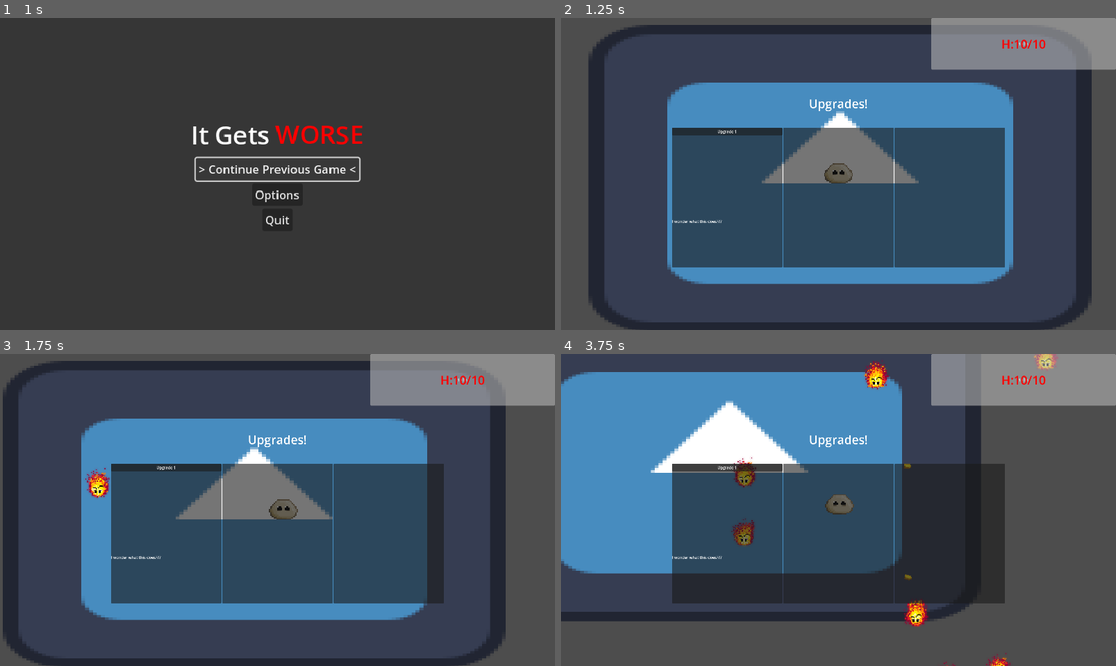
Above: before the commit, frames 1-4 (two rows, left to right).
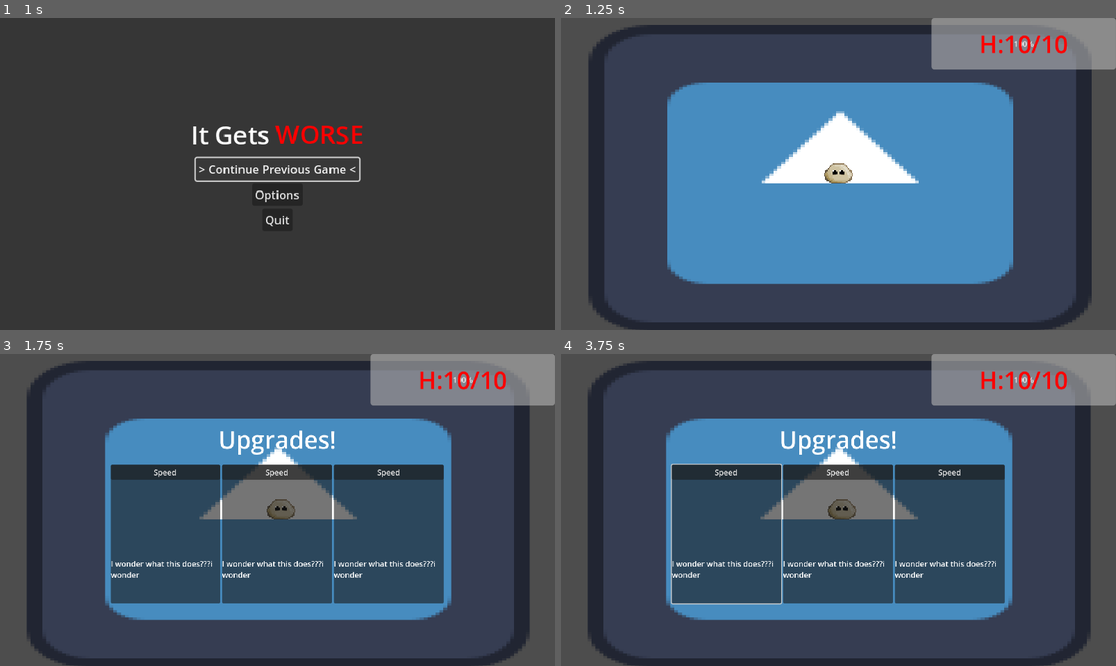
Above: after the commit, the same moments.

Repository: PixelSaver/it-gets-worse
Game: Godot game, scene res://UI/main_menu.tscn
Same seed, same stepped clock (60 frames per second), same inputs: the game is played once before the commit and once after it. The engine's default icon, where the game draws it, is replaced by a stand-in: a white triangle on a blue panel in a dark square.
Inputs (mouse positions are in pixels of both pictures, inside the frame that each line leads up to):
- Up to frame 1 (1 s): click "> Continue Previous Game <" at 0.5 s
- Up to frame 2 (1.25 s): no input
- Up to frame 3 (1.75 s): tap Enter at 1.25 s; move the mouse to (399, 494) at 1.27 s; hold D (right) from 1.28 s (still down); tap U (u, bound only after the commit) at 1.35 s
- Up to frame 4 (3.75 s): move the mouse to (727, 525) at 2.02 s; release D (right) at 2.03 s; hold S (down) 2.03-2.78 s; click (727, 525) at 2.1 s; tap U (u, bound only after the commit) at 2.3, 2.85, 3.6 s; move the mouse to (894, 441) at 2.77 s; hold D (right) 2.78-3.53 s; move the mouse to (810, 572) at 3.52 s; hold W (up) from 3.53 s (still down)

Frame 1 is identical in both runs. In frame 2, 27% of the frame differs, in the area x 20-100%, y 0-80%; in frame 3, 22%; in frame 4, 54%, in the area x 0-100%, y 0-100%.

Commit message:
got upgrade resources working??

Diff:
--- a/Scenes/main.tscn
+++ b/Scenes/main.tscn
@@ -9,6 +9,7 @@
 [ext_resource type="PackedScene" uid="uid://ccmysrmb86a4n" path="res://Scripts/Components/hitbox_component.tscn" id="5_344ge"]
 [ext_resource type="Script" uid="uid://bb13lqpo43s7h" path="res://Scripts/bullet_container.gd" id="5_kry3j"]
 [ext_resource type="Script" uid="uid://bv1d4tq2qulb6" path="res://Scripts/ui.gd" id="8_344ge"]
+[ext_resource type="Script" uid="uid://cdhe8rcmd38se" path="res://Scripts/upgrade_manager.gd" id="9_fdnlq"]
 [ext_resource type="PackedScene" uid="uid://c6nbnwaqlkj43" path="res://UI/death_menu.tscn" id="9_ynf5e"]
 [ext_resource type="PackedScene" uid="uid://cys0c04r4eedc" path="res://Scenes/ui_upgrade.tscn" id="10_6iyac"]
 [ext_resource type="PackedScene" uid="uid://dagq5n6bqn3fv" path="res://UI/pause_menu.tscn" id="10_hptm8"]
@@ -92,19 +93,25 @@
 [node name="CollisionShape2D" type="CollisionShape2D" parent="Borders"]
 shape = SubResource("WorldBoundaryShape2D_d1ilt")
 
+[node name="UpgradeManager" type="Node2D" parent="."]
+script = ExtResource("9_fdnlq")
+
 [node name="UI" type="CanvasLayer" parent="."]
 process_mode = 3
+scale = Vector2(2, 2)
+transform = Transform2D(2, 0, 0, 2, 0, 0)
 script = ExtResource("8_344ge")
 
 [node name="Control" type="Control" parent="UI"]
 layout_mode = 3
-anchors_preset = 15
-anchor_right = 1.0
-anchor_bottom = 1.0
-grow_horizontal = 2
-grow_vertical = 2
+anchor_right = 0.5
+anchor_bottom = 0.5
+grow_horizontal = 2
+grow_vertical = 2
+mouse_filter = 2
 
 [node name="UpgradePanel" type="VBoxContainer" parent="UI/Control"]
+visible = false
 layout_mode = 1
 anchors_preset = -1
 anchor_left = 0.2
@@ -113,10 +120,12 @@
 anchor_bottom = 0.8
 grow_horizontal = 2
 grow_vertical = 2
+mouse_filter = 2
 
 [node name="Panel" type="Control" parent="UI/Control/UpgradePanel"]
 layout_mode = 2
 size_flags_vertical = 3
+mouse_filter = 2
 
 [node name="RichTextLabel" type="RichTextLabel" parent="UI/Control/UpgradePanel/Panel"]
 layout_mode = 1
@@ -136,6 +145,7 @@
 layout_mode = 2
 size_flags_vertical = 3
 size_flags_stretch_ratio = 3.0
+mouse_filter = 2
 alignment = 1
 
 [node name="Upgrade" parent="UI/Control/UpgradePanel/UpgradeContainer" instance=ExtResource("10_6iyac")]
@@ -144,10 +154,12 @@
 [node name="Upgrade2" type="Panel" parent="UI/Control/UpgradePanel/UpgradeContainer"]
 layout_mode = 2
 size_flags_horizontal = 3
+mouse_filter = 1
 
 [node name="Upgrade3" type="Panel" parent="UI/Control/UpgradePanel/UpgradeContainer"]
 layout_mode = 2
 size_flags_horizontal = 3
+mouse_filter = 1
 
 [node name="HUD" type="VBoxContainer" parent="UI/Control"]
 layout_mode = 1
@@ -156,6 +168,7 @@
 anchor_bottom = 1.0
 grow_horizontal = 2
 grow_vertical = 2
+mouse_filter = 2
 
 [node name="HBoxContainer" type="HBoxContainer" parent="UI/Control/HUD"]
 layout_mode = 2
@@ -167,11 +180,13 @@
 layout_mode = 2
 size_flags_horizontal = 3
 size_flags_stretch_ratio = 2.0
+mouse_filter = 2
 
 [node name="Panel" type="ProgressBar" parent="UI/Control/HUD/HBoxContainer"]
 layout_mode = 2
 size_flags_horizontal = 3
 size_flags_vertical = 1
+mouse_filter = 2
 max_value = 10.0
 step = 1.0
 value = 10.0
@@ -198,11 +213,17 @@
 [node name="HSeparator" type="Control" parent="UI/Control/HUD"]
 layout_mode = 2
 size_flags_vertical = 3
+mouse_filter = 2
 
 [node name="DeathMenu" parent="UI" instance=ExtResource("9_ynf5e")]
 visible = false
+scale = Vector2(0.5, 0.5)
+mouse_filter = 2
 
 [node name="PauseMenu" parent="UI" instance=ExtResource("10_hptm8")]
 visible = false
+anchors_preset = -1
+scale = Vector2(0.5, 0.5)
+mouse_filter = 2
 
 [connection signal="health_changed" from="Player/HealthComponent" to="UI" method="_on_health_component_health_changed"]
--- a/Scenes/ui_upgrade.tscn
+++ b/Scenes/ui_upgrade.tscn
@@ -21,6 +21,7 @@
 
 [node name="Button" type="Button" parent="VBoxContainer"]
 layout_mode = 2
+mouse_filter = 2
 text = "Upgrade 1"
 
 [node name="CenterContainer" type="CenterContainer" parent="VBoxContainer"]
--- a/Scripts/enemy.gd
+++ b/Scripts/enemy.gd
@@ -36,7 +36,9 @@
 	call_deferred("disable_collision")
 	anime.play("death")
 	hitbox_component.is_dead = true
+	Global.enemy_list.erase(self)
 	await anime.animation_finished
 	queue_free()
+
 func disable_collision():
 	collision_shape.disabled = true
--- a/Scripts/global.gd
+++ b/Scripts/global.gd
@@ -37,3 +37,6 @@
 
 # UI
 var ui : UI
+
+# Upgrades
+var upgrade_manager : UpgradeManager
--- a/Scripts/player.gd
+++ b/Scripts/player.gd
@@ -14,6 +14,7 @@
 var player_mag_current
 var gun_automatic : bool = true
 var bullet_upgrades : Array[BaseBulletStrategy] = []
+var player_upgrades : Array[BasePlayerStrategy] = []
 
 
 # Called by other nodes to add a force
@@ -36,6 +37,9 @@
 				get_global_mouse_position()
 			)
 		)
+	elif Input.is_action_just_pressed("u") and OS.is_debug_build():
+		var test_array : Array[BaseStrategy] = [Global.upgrade_manager.all_upgrades[0],Global.upgrade_manager.all_upgrades[0],Global.upgrade_manager.all_upgrades[0]]
+		Global.ui.show_upgrade(test_array)
 
 
 	var direction := Input.get_vector("left", "right", "up", "down")
@@ -71,3 +75,9 @@
 
 func kill():
 	Global.ui.death_menu.open()
+
+func add_upgrade(upgrade:BaseStrategy):
+	if upgrade is BaseBulletStrategy:
+		bullet_upgrades.append(upgrade)
+	elif upgrade is BasePlayerStrategy:
+		player_upgrades.append(upgrade)
--- a/Scripts/ui.gd
+++ b/Scripts/ui.gd
@@ -27,14 +27,17 @@
 		pause_menu.open()
 
 func show_upgrade(upgrade_res_array:Array[BaseStrategy]):
+	upgrade_panel.show()
+	upgrade_panel.grab_focus()
+	get_tree().paused = true
+
 	for child in upgrade_container.get_children():
 		child.queue_free()
 
 	for i in range(0,upgrade_res_array.size()):
 		var curr_upgrade = upgrade_res_array[i] as BaseStrategy
 		var curr_upgrade_ui_scene = ui_upgrade_scene.instantiate() as UIUpgrade
-		curr_upgrade_ui_scene.text = curr_upgrade.upgrade_text
-		curr_upgrade_ui_scene.image = curr_upgrade.texture
-		curr_upgrade_ui_scene.description = curr_upgrade.upgrade_description
-
 		upgrade_container.add_child(curr_upgrade_ui_scene)
+		curr_upgrade_ui_scene.upgrade_text = curr_upgrade.upgrade_text
+		curr_upgrade_ui_scene.upgrade_image = curr_upgrade.texture
+		curr_upgrade_ui_scene.upgrade_description = curr_upgrade.upgrade_description
--- /dev/null
+++ b/Scripts/upgrade_manager.gd
@@ -0,0 +1,22 @@
+extends Node2D
+class_name UpgradeManager
+
+var all_upgrades : Array[BaseStrategy] = []
+
+func load_all_upgrades(path: String) -> Array[BaseStrategy]:
+	var upgrades: Array[BaseStrategy] = []
+	var dir := DirAccess.open(path)
+	if dir:
+		dir.list_dir_begin()
+		var filename = dir.get_next()
+		while filename != "":
+			if filename.ends_with(".tres"):
+				var res = load(path + "/" + filename)
+				if res:
+					upgrades.append(res)
+			filename = dir.get_next()
+	return upgrades
+
+func _ready():
+	all_upgrades = load_all_upgrades("res://Upgrades/Resources")
+	Global.upgrade_manager = self
--- a/UI/death_menu.tscn
+++ b/UI/death_menu.tscn
@@ -10,6 +10,7 @@
 anchor_bottom = 1.0
 grow_horizontal = 2
 grow_vertical = 2
+mouse_filter = 1
 script = ExtResource("1_l62cy")
 
 [node name="ColorRect" type="ColorRect" parent="."]
--- a/UI/pause_menu.tscn
+++ b/UI/pause_menu.tscn
@@ -10,6 +10,7 @@
 anchor_bottom = 1.0
 grow_horizontal = 2
 grow_vertical = 2
+mouse_filter = 1
 script = ExtResource("2_bpdek")
 
 [node name="ColorRect" type="ColorRect" parent="."]
--- /dev/null
+++ b/Upgrades/Resources/damage_bullet_1.tres
@@ -0,0 +1,12 @@
+[gd_resource type="Resource" script_class="DamageBulletStrategy" load_steps=3 format=3 uid="uid://dn6y3v184pstn"]
+
+[ext_resource type="Script" uid="uid://ctehemryuklbu" path="res://Upgrades/damage_bullet_strategy.gd" id="1_cdihf"]
+[ext_resource type="Texture2D" uid="uid://h5tjeu41up4j" path="res://Assets/icon.svg" id="2_0awn3"]
+
+[resource]
+script = ExtResource("1_cdihf")
+attack_increase = 5.0
+texture = ExtResource("2_0awn3")
+upgrade_text = "Speed"
+upgrade_description = "i wonder"
+metadata/_custom_type_script = "uid://ctehemryuklbu"
--- a/Upgrades/damage_bullet_strategy.gd
+++ b/Upgrades/damage_bullet_strategy.gd
@@ -1,5 +1,7 @@
 class_name DamageBulletStrategy
 extends BaseBulletStrategy
 
+@export var attack_increase : float = 5.0
+
 func apply_upgrade(bullet: Bullet):
-	bullet.stored_attack.atk_str += 5.0
+	bullet.stored_attack.atk_str += attack_increase
--- a/project.godot
+++ b/project.godot
@@ -77,6 +77,11 @@
 "events": [Object(InputEventKey,"resource_local_to_scene":false,"resource_name":"","device":-1,"window_id":0,"alt_press …(195 unchanged characters)…
 ]
 }
+u={
+"deadzone": 0.2,
+"events": [Object(InputEventKey,"resource_local_to_scene":false,"resource_name":"","device":-1,"window_id":0,"alt_pressed":false,"shift_pressed":false,"ctrl_pressed":false,"meta_pressed":false,"pressed":false,"keycode":0,"physical_keycode":85,"key_label":0,"unicode":117,"location":0,"echo":false,"script":null)
+]
+}
 
 [layer_names]
 
Not shown: 1 places in Scenes/main.tscn that only renumber resources
Not shown, added: Scripts/upgrade_manager.gd.uid
